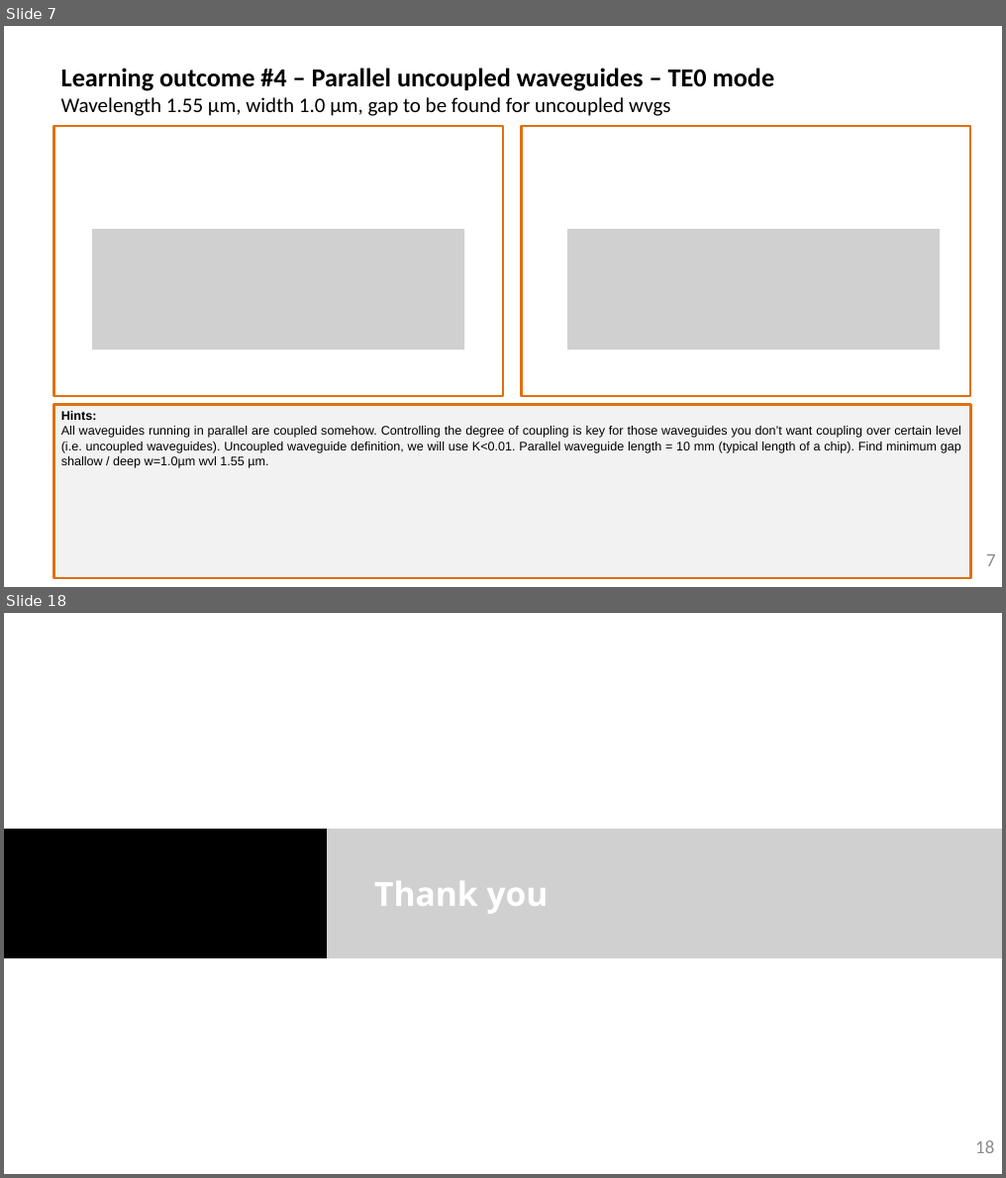
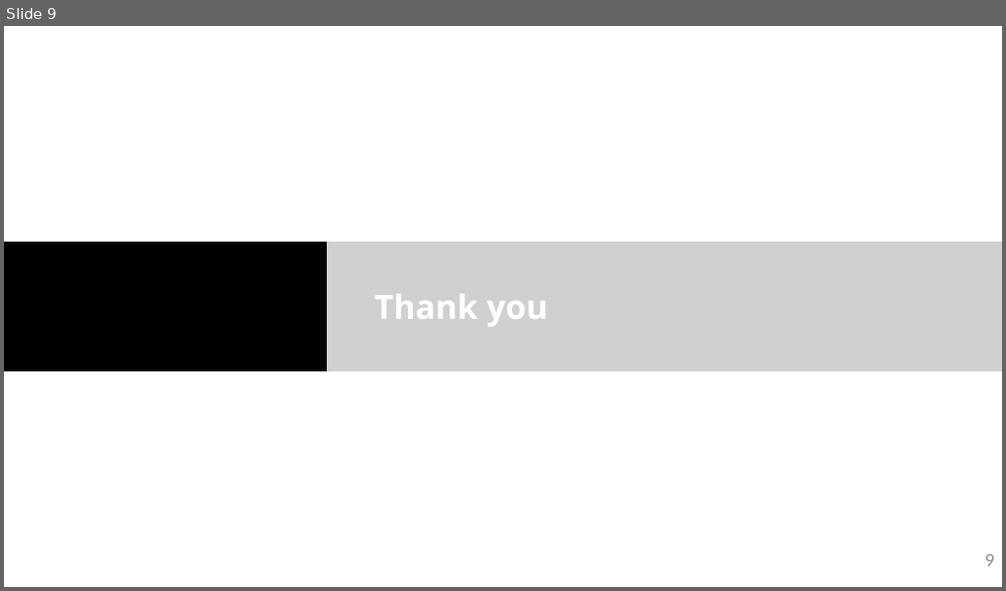
Before and after one commit to cccanvas-upv/ipsp-lab2, a slide deck: LabBook_20.pptx. Shown one above the other, each under a label of ours: slides 7 and 18 before the commit, slide 9 after it; the slides between them are not shown. The pictures are 1006x1178 and 1006x591 pixels, drawn with LibreOffice and Linux fonts; fonts in the diff are those of the drawing; grey boxes stand for pictures; background and template pictures are left out. Boxes give left, top, right and bottom in pixels: in the first picture for what was removed or moved away, otherwise in the second. Text is boxed around its words. In the diff, an @@ line names an element or a change of style, - is before the commit and + after.

```diff
--- a/LabBook_20.pptx
+++ b/LabBook_20.pptx
@@ slide 7 removed at bbox=[4, 26, 1002, 587], background #FFFFFF @@
@@ title removed at bbox=[61, 68, 775, 116] @@
-Learning outcome #4 – Parallel uncoupled waveguides – TE0 mode
-Wavelength 1.55 µm, width 1.0 µm, gap to be found for uncoupled wvgs
@@ rectangle removed at bbox=[54, 126, 503, 396] @@
@@ rectangle removed at bbox=[522, 126, 970, 396] @@
@@ picture removed at bbox=[92, 229, 464, 350] @@
@@ picture removed at bbox=[567, 229, 940, 350] @@
@@ rectangle removed at bbox=[54, 405, 971, 578] @@
-Hints:
-All waveguides running in parallel are coupled somehow. Controlling the degree of coupling is key for those waveguides you don’t want coupling over certain level (i.e. uncoupled waveguides). Uncoupled waveguide definition, we will use K<0.01. Parallel waveguide length = 10 mm (typical length of a chip). Find minimum gap shallow / deep w=1.0µm wvl 1.55 µm.
@@ text removed at bbox=[54, 557, 78, 570] @@
-LAB 2.0. COUPLERS
@@ page number removed at bbox=[986, 555, 996, 567] @@
-7
@@ what was slide 18 is now slide 9 @@
@@ page number at bbox=[985, 555, 995, 567]: text changed @@
-18
+9
```
Also in this commit, not shown: 8 slides changed, 8 other slides removed, 3 other files.
